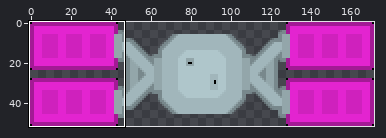
File history of a sprite sheet, Assets/Sprites/spaceStation_018.png. Above: a wide view before the commit, with the close-up outlined.
Close-up. Old version:
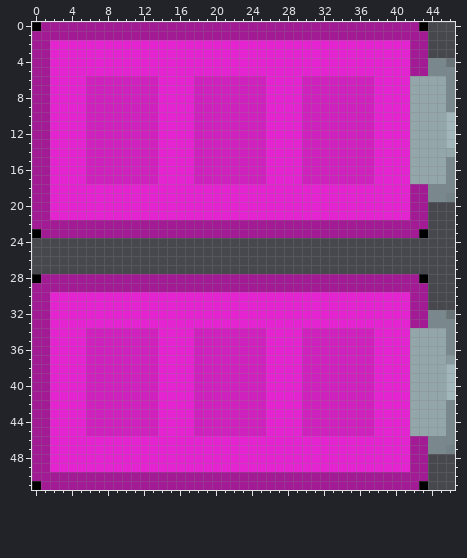
The file is 172x52 pixels. Colours within 5 levels of each other are drawn and written as one. Shown: x 0..46, y 0..51. The commit also changed other parts of the picture, which this record leaves out.
The same view after the edit:
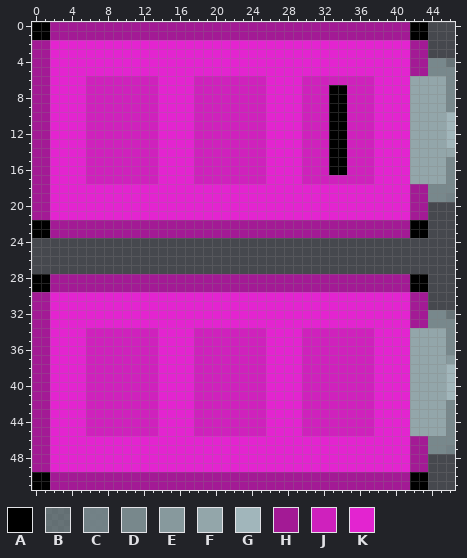
Palette (. is transparent): A #000000  B #76868aaf  C #76868bef  D #78888c  E #87999d  F #93a6aa  G #a1b6bb  H #a31a95  J #cf21bd  K #e324d0
From old to new:
Changed rows in their new state; - is an unchanged pixel.
first column x 0:
 0 -A----------------------------------------A-
 1 AA----------------------------------------AA
first column x 33:
 7 AA
 8 AA
 9 AA
10 AA
11 AA
12 AA
13 AA
14 AA
15 AA
16 AA
first column x 0:
22 AA----------------------------------------AA
23 -A----------------------------------------A-
first column x 0:
28 -A----------------------------------------A-
29 AA----------------------------------------AA
first column x 0:
50 AA----------------------------------------AA
51 -A----------------------------------------A-
